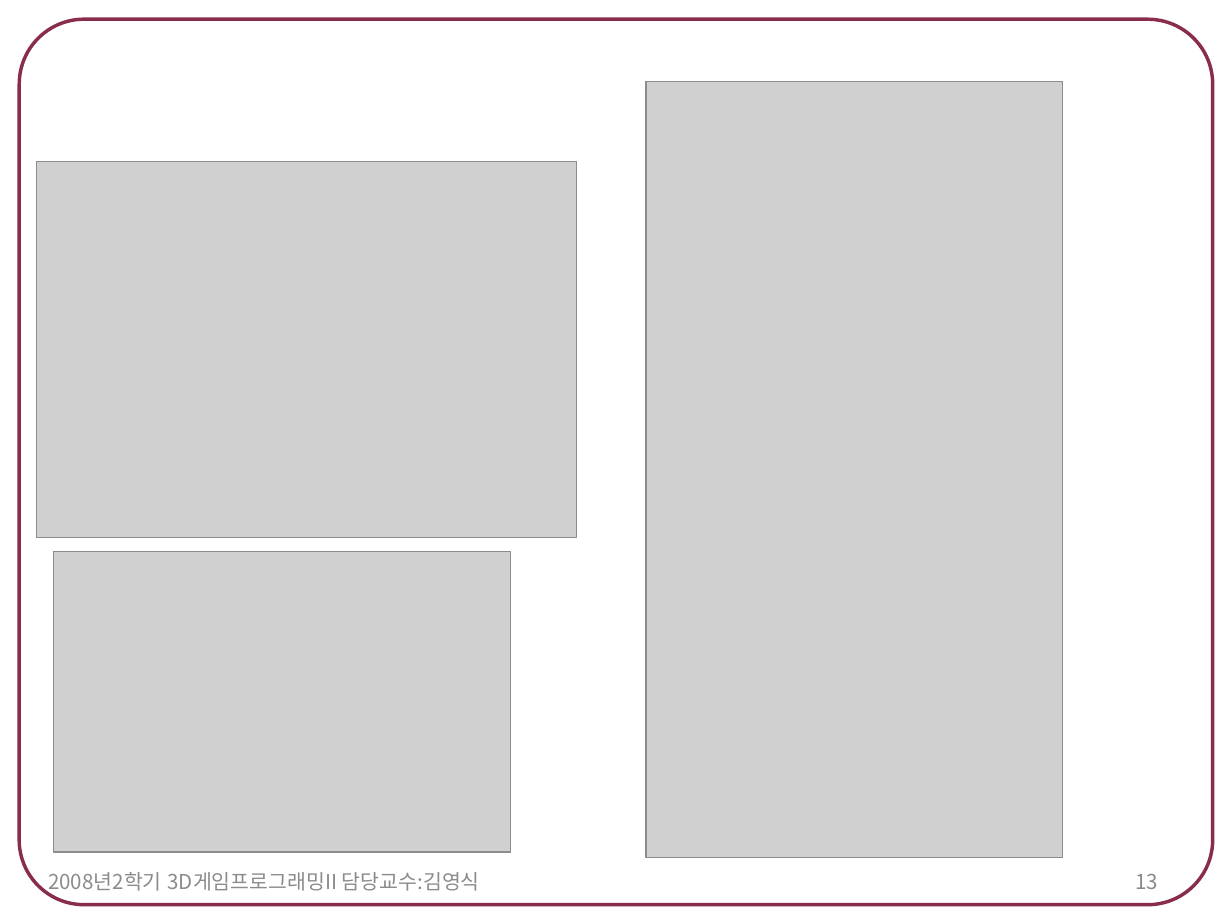
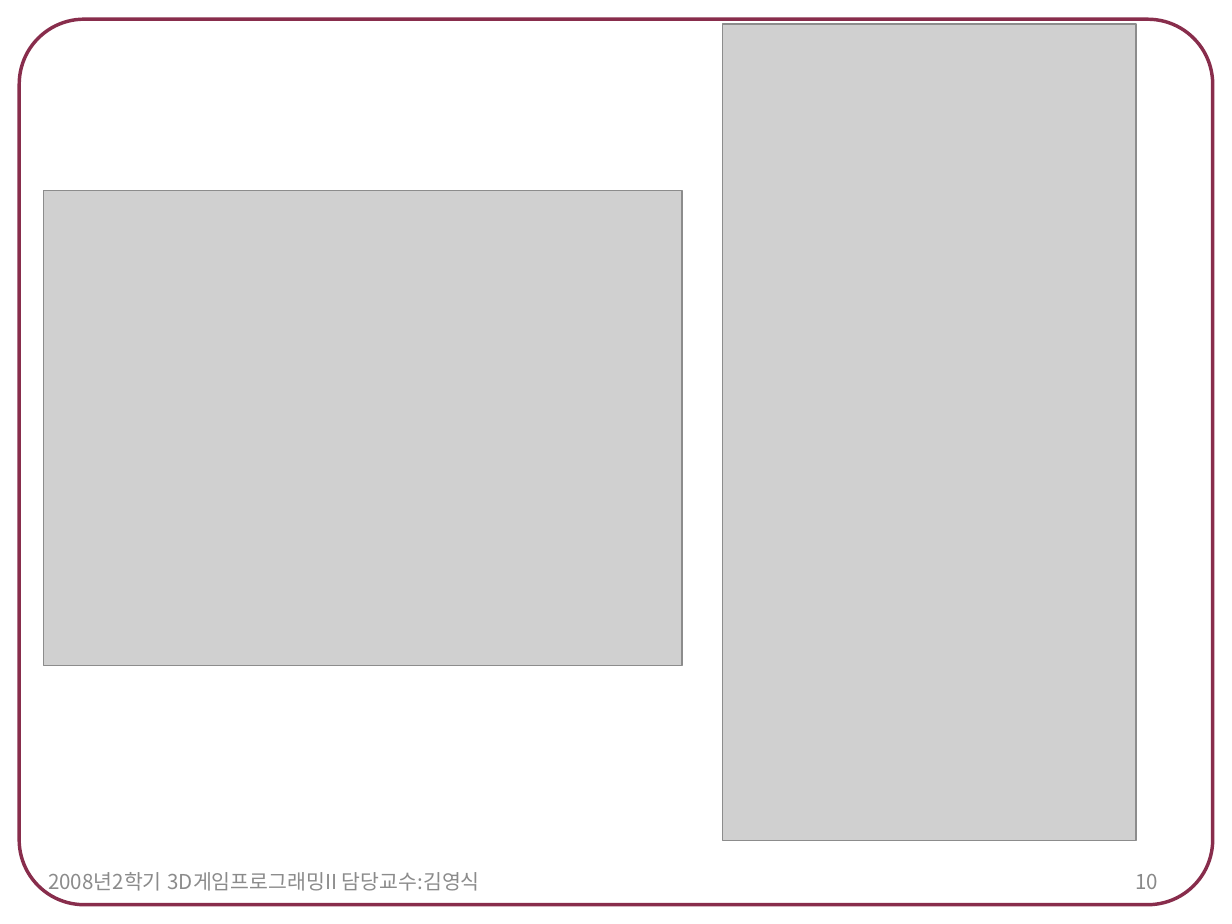
Before and after one commit to tlsdn0403/4-1, a slide deck: slide 10 of 스크립트언어/2021182014 박신우 숙제6. 다이나믹 프로그래밍.pptx (slide 13 before the commit). Drawn at 1232x924 pixels with LibreOffice and Linux fonts; fonts in the diff are those of the drawing; grey boxes stand for pictures. Boxes give left, top, right and bottom in pixels: in the first picture for what was removed or moved away, otherwise in the second. Text is boxed around its words. In the diff, an @@ line names an element or a change of style, - is before the commit and + after.

```diff
--- a/스크립트언어/2021182014 박신우 숙제6. 다이나믹 프로그래밍.pptx
+++ b/스크립트언어/2021182014 박신우 숙제6. 다이나믹 프로그래밍.pptx
@@ picture resized from (x1=646, y1=81, x2=1062, y2=857) to (x1=723, y1=25, x2=1136, y2=841) @@
@@ picture resized from (x1=36, y1=161, x2=575, y2=537) to (x1=43, y1=191, x2=681, y2=667) @@
@@ picture removed at (x1=53, y1=552, x2=510, y2=853) @@
@@ page number at (x1=1135, y1=874, x2=1158, y2=889): text changed @@
-13
+10
```
Also in this commit, not shown: 1 other slide changed, 6 slides added, 14 other files.
